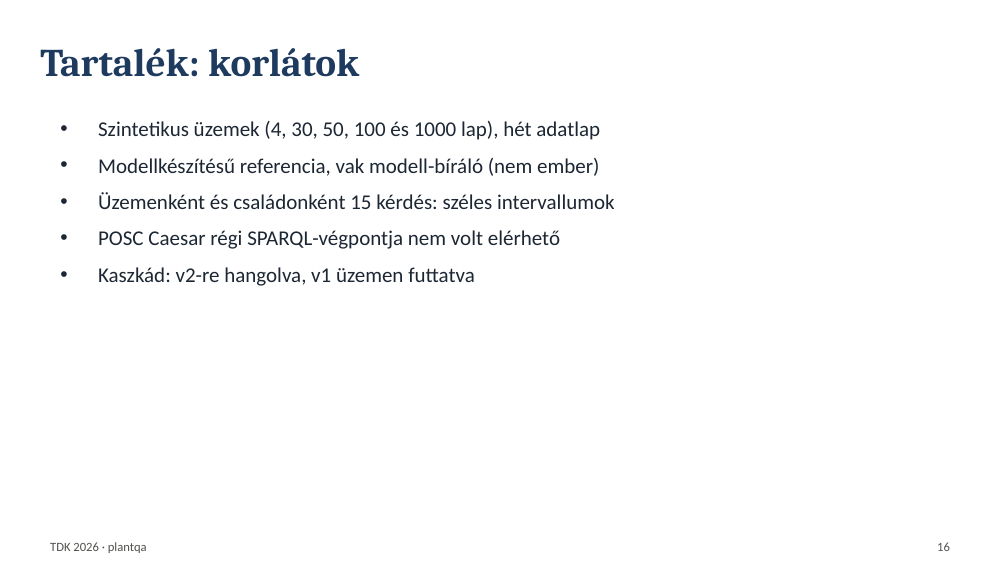
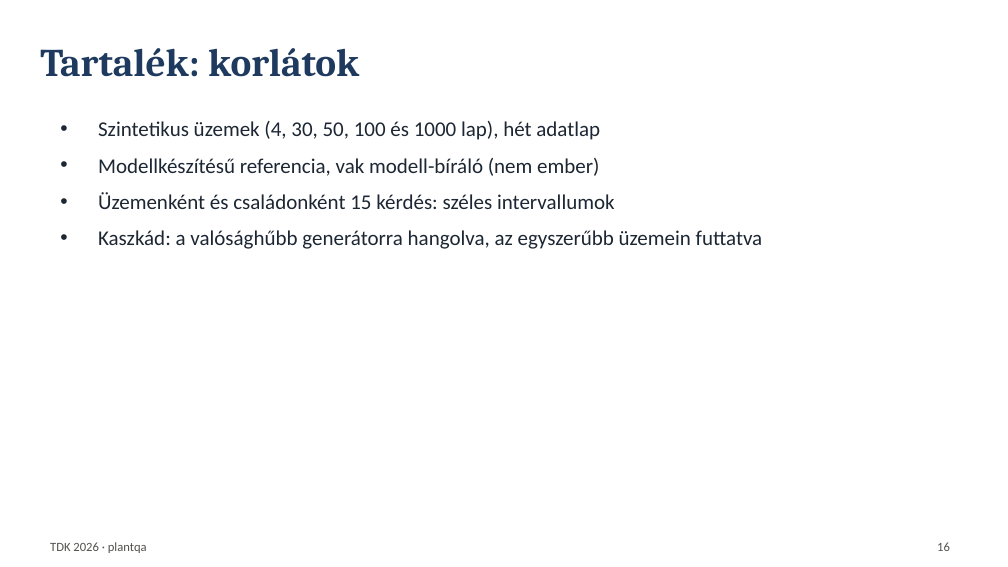
Before and after one commit to Pifu69/plantqa, a slide deck: slide 16 of eloadas/eloadas.pptx. Drawn at 1008x567 pixels with LibreOffice and Linux fonts; fonts in the diff are those of the drawing. Boxes give left, top, right and bottom in pixels: in the first picture for what was removed or moved away, otherwise in the second. Text is boxed around its words. In the diff, an @@ line names an element or a change of style, - is before the commit and + after.

```diff
--- a/eloadas/eloadas.pptx
+++ b/eloadas/eloadas.pptx
@@ text at [98,230,763,249]: text changed @@
-• POSC Caesar régi SPARQL-végpontja nem volt elérhető
-• Kaszkád: v2-re hangolva, v1 üzemen futtatva
+• Kaszkád: a valósághűbb generátorra hangolva, az egyszerűbb üzemein futtatva
```
Also in this commit, not shown: 4 other slides changed, 48 other files.
